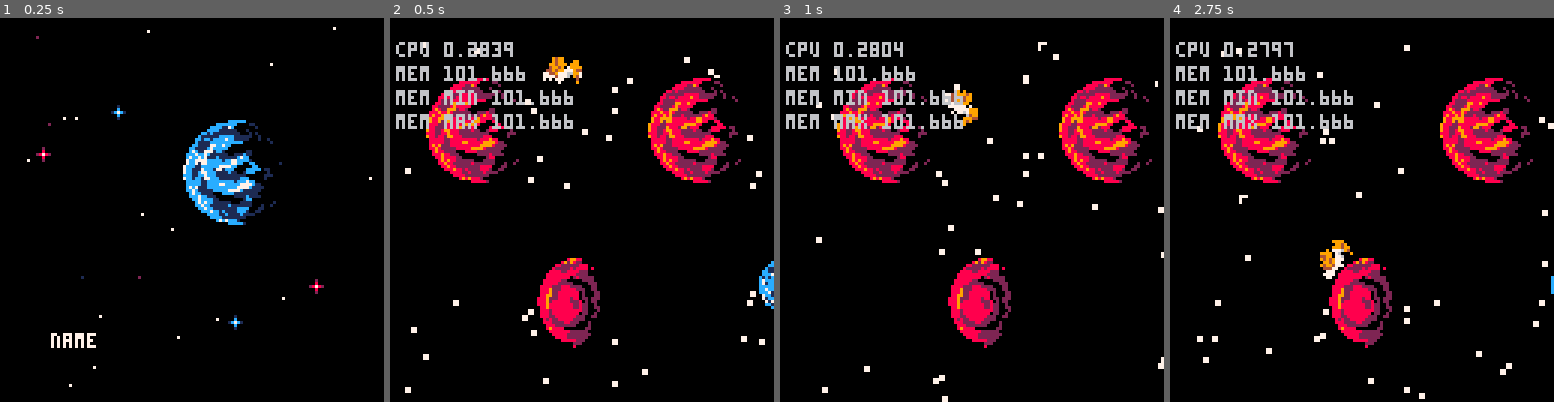
Above: before the commit, frames 1-4 (left to right).
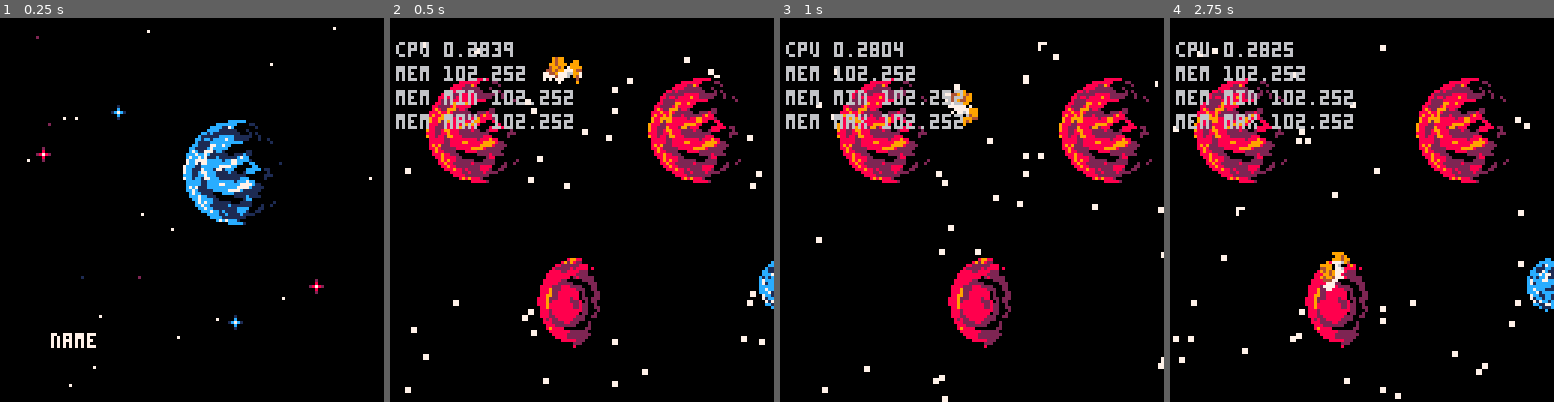
Above: after the commit, the same moments.

Repository: woofers/discord-jam-2
Game: PICO-8 cartridge discord-jam-2.p8
Same seed, same stepped clock (60 frames per second), same inputs: the game is played once before the commit and once after it.
Inputs:
- Up to frame 1 (0.25 s): no input
- Up to frame 2 (0.5 s): tap X (X key) at 0.33 s
- Up to frame 3 (1 s): tap O (Z key) at 0.7 s
- Up to frame 4 (2.75 s): tap X (X key) at 1.07, 1.85 s; hold Right 1.6-2.1 s; tap O (Z key) at 1.7, 2.1, 2.5 s; hold Up 2.15-2.42 s; hold Right from 2.47 s (still down)

Frame 1 is identical in both runs. In frame 2, 0.4% of the frame differs, in the area x 20-48%, y 12-29%; in frame 3, 0.4%; in frame 4, 15%, in the area x 0-100%, y 7-100%.

Commit message:
Use different radius for each planet

Diff:
--- a/discord-jam-2.p8
+++ b/discord-jam-2.p8
@@ -368,6 +368,15 @@
    self.color = (random(0, 2) == 1)
    self.alt = random(1, 3)
    self.size = planet_size()
+end
+
+function planet:radius()
+   if self.size == 'large' then
+      return 2
+   elseif self.size == 'normal' then
+      return 1.5
+   end
+   return 0.75
 end
 
 function planet:update(dt)
@@ -460,7 +469,7 @@
 end
 
 function player:radius()
-   return 2
+   return self.planet:radius()
 end
 
 function player:rotate_r(t, dt)
